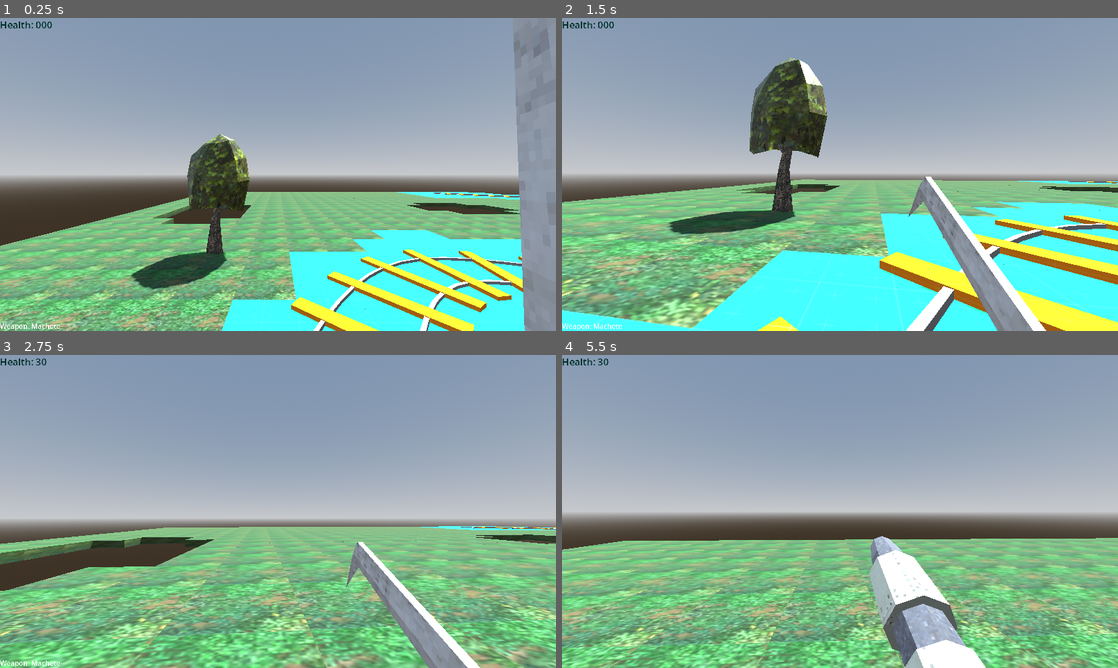
Above: before the commit, frames 1-4 (two rows, left to right).
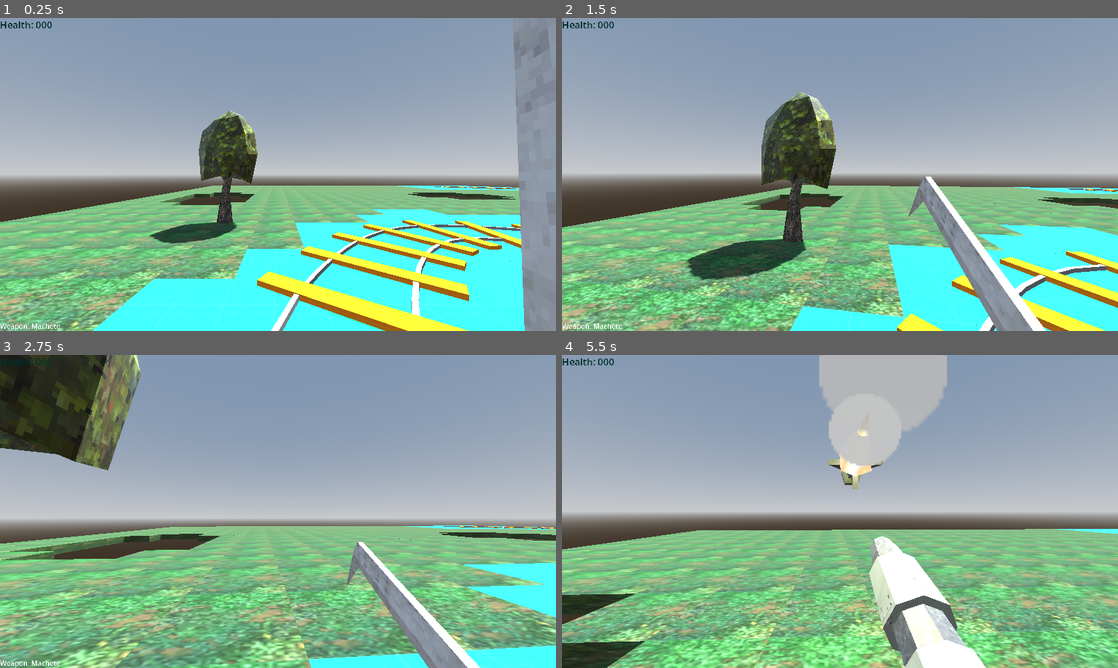
Above: after the commit, the same moments.

Repository: steelx/3d-train-fps
Game: Godot game, scene res://scenes/Level_1.tscn
Same seed, same stepped clock (60 frames per second), same inputs: the game is played once before the commit and once after it.
Inputs (mouse positions are in pixels of both pictures, inside the frame that each line leads up to):
- Up to frame 1 (0.25 s): no input
- Up to frame 2 (1.5 s): tap Enter at 0.5 s; move the mouse to (867, 174) at 0.52 s; hold W (move_forward) from 0.53 s (still down); click (867, 174) at 0.6 s; tap Space (jump) at 0.77 s; move the mouse to (812, 174) at 1.27 s; click (812, 174) at 1.35 s
- Up to frame 3 (2.75 s): keep holding W (move_forward); tap Space (jump) at 1.52 s; move the mouse to (289, 505) at 2.02 s; tap 0 at 2.1 s; click (289, 505) at 2.3 s
- Up to frame 4 (5.5 s): keep holding W (move_forward); move the mouse to (834, 517) at 2.77 s; tap 1 at 2.85 s; tap Space (jump) at 3.02, 3.77, 4.52 s; click (834, 517) at 3.05 s; move the mouse to (878, 514) at 3.52 s; tap 2 at 3.6 s; click (878, 514) at 3.8 s; right-click (878, 514) at 4.15 s; move the mouse to (795, 508) at 4.27 s; tap 3 at 4.35 s; click (795, 508) at 4.55 s; move the mouse to (845, 511) at 5.02 s; tap 4 at 5.1 s; click (845, 511) at 5.3 s

The runs differ from the first frame. In frame 1, 30% of the frame differs, in the area x 0-95%, y 29-100%; in frame 2, 35%, in the area x 0-100%, y 12-100%; in frame 3, 35%; in frame 4, 29%.

Commit message:
feat: Rocket with Projectile

Diff:
--- a/project.godot
+++ b/project.godot
@@ -19,6 +19,7 @@
 
 window/size/viewport_width=1280
 window/size/viewport_height=720
+window/size/initial_position_type=2
 
 [input]
 
@@ -60,6 +61,7 @@
 
 [layer_names]
 
+3d_physics/layer_1="environment"
 3d_physics/layer_2="characters"
 3d_physics/layer_3="hitboxes"
 
--- a/scenes/Level_1.tscn
+++ b/scenes/Level_1.tscn
@@ -8,7 +8,6 @@
 [ext_resource type="MeshLibrary" uid="uid://cfua4mrwermjk" path="res://mesh/PrototypeTiles_1.tres" id="7_41n26"]
 [ext_resource type="PackedScene" uid="uid://0fbmfl64jbyp" path="res://scenes/objects/Tree.tscn" id="7_agh6p"]
 [ext_resource type="PackedScene" uid="uid://4sp1gdr38cuw" path="res://scenes/objects/Trap.tscn" id="8_vxx1d"]
-[ext_resource type="PackedScene" uid="uid://bi0maqw4hdffa" path="res://scenes/effects/Explosion.tscn" id="9_x8od7"]
 
 [sub_resource type="ProceduralSkyMaterial" id="ProceduralSkyMaterial_bw55b"]
 sky_horizon_color = Color(0.64625, 0.65575, 0.67075, 1)
@@ -51,7 +50,7 @@
 environment = SubResource("Environment_612hj")
 
 [node name="Player" parent="." instance=ExtResource("2_glj7y")]
-transform = Transform3D(1, 0, 0, 0, 1, 0, 0, 0, 1, -0.568227, 3.15649, -20.7462)
+transform = Transform3D(1, 0, 0, 0, 1, 0, 0, 0, 1, -0.922659, 1.78102, -20.144)
 
 [node name="NavigationRegion3D" type="NavigationRegion3D" parent="."]
 navigation_mesh = SubResource("NavigationMesh_f2bfl")
@@ -115,13 +114,4 @@
 [node name="Trap" parent="." instance=ExtResource("8_vxx1d")]
 transform = Transform3D(1, 0, 0, 0, 1, 0, 0, 0, 1, 0, 1, 0)
 
-[node name="Explosion" parent="." instance=ExtResource("9_x8od7")]
-transform = Transform3D(1, 0, 0, 0, 1, 0, 0, 0, 1, 0.0392876, 0.681928, -24.8714)
-
-[node name="Timer2" type="Timer" parent="Explosion"]
-wait_time = 2.0
-one_shot = true
-autostart = true
-
 [connection signal="curve_changed" from="NavigationRegion3D/Environment/Tracks" to="NavigationRegion3D/Environment/Tracks" method="_on_curve_changed"]
-[connection signal="timeout" from="Explosion/Timer2" to="Explosion" method="explode"]
--- /dev/null
+++ b/scenes/components/RocketSpawner.gd
@@ -0,0 +1,21 @@
+extends Node3D
+
+var rocket := preload("res://scenes/components/weapons/Rocket.tscn")
+
+var bodies_to_exclude := []
+var damage := 1
+
+
+func set_damage(dmg: int) -> void:
+	damage = dmg
+
+
+func set_bodies_to_exclude(bodies: Array) -> void:
+	bodies_to_exclude = bodies
+
+
+func fire() -> void:
+	var rocket_instance := rocket.instantiate()
+	rocket_instance.set_bodies_to_exclude(bodies_to_exclude)
+	get_tree().get_root().add_child(rocket_instance)
+	rocket_instance.global_transform = global_transform
--- /dev/null
+++ b/scenes/components/RocketSpawner.tscn
@@ -0,0 +1,6 @@
+[gd_scene load_steps=2 format=3 uid="uid://cbp22ospyq0lq"]
+
+[ext_resource type="Script" path="res://scenes/components/RocketSpawner.gd" id="1_umkdn"]
+
+[node name="RocketSpawner" type="Node3D"]
+script = ExtResource("1_umkdn")
--- a/scenes/components/WeaponManager.tscn
+++ b/scenes/components/WeaponManager.tscn
@@ -9,6 +9,7 @@
 [ext_resource type="PackedScene" uid="uid://cp0r2j35f78js" path="res://scenes/effects/HitScanBulletEmitter.tscn" id="5_dl15m"]
 [ext_resource type="PackedScene" uid="uid://bg2tkmjk016dq" path="res://resources/weapons/rocketlauncher.glb" id="5_dukq6"]
 [ext_resource type="PackedScene" uid="uid://c82gloipj7xqo" path="res://scenes/effects/MuzzleFlash.tscn" id="6_vjvj2"]
+[ext_resource type="PackedScene" uid="uid://cbp22ospyq0lq" path="res://scenes/components/RocketSpawner.tscn" id="10_7i5bi"]
 
 [sub_resource type="Animation" id="Animation_lpjc4"]
 length = 0.001
@@ -453,7 +454,7 @@
 visible = false
 script = ExtResource("3_wcgjg")
 damage = 40
-ammo = 5
+ammo = 10
 attack_rate = 1.5
 
 [node name="Model" parent="Weapons/RocketLauncher" instance=ExtResource("5_dukq6")]
@@ -467,10 +468,10 @@
 [node name="BulletEmitters" type="Marker3D" parent="Weapons/RocketLauncher"]
 transform = Transform3D(1, 0, 0, 0, 1, 0, 0, 0, 1, 0, 0.294044, -2.10365)
 
-[node name="HitScanBullterEmitter" parent="Weapons/RocketLauncher/BulletEmitters" instance=ExtResource("5_dl15m")]
+[node name="RocketSpawner" parent="Weapons/RocketLauncher/BulletEmitters" instance=ExtResource("10_7i5bi")]
 
 [node name="MuzzleFlash" parent="Weapons/RocketLauncher" instance=ExtResource("6_vjvj2")]
-transform = Transform3D(1, 0, 0, 0, 1, 0, 0, 0, 1, 0, 0.289682, -2.098)
+transform = Transform3D(1, 0, 0, 0, 1, 0, 0, 0, 1, 0, -0.0355501, -2.098)
 muzzle_variant = 3
 
 [node name="CanvasLayer" type="CanvasLayer" parent="Weapons"]
--- /dev/null
+++ b/scenes/components/weapons/Rocket.gd
@@ -0,0 +1,37 @@
+extends RigidBody3D
+
+var explosion := preload("res://scenes/effects/Explosion.tscn")
+
+const speed = 15
+const impact_damage = 20
+var exploded := false
+
+
+func _ready() -> void:
+	hide()
+
+
+func _physics_process(delta: float) -> void:
+	var direction := -global_transform.basis.z
+	var motion_vector := direction * speed * delta
+	var collision := move_and_collide(motion_vector)
+	if collision:
+		if collision.has_method("hurt"):
+			collision.hurt(impact_damage, direction)
+		explode()
+
+
+func explode() -> void:
+	if exploded:
+		return
+	exploded = true
+	var explosion_instance = explosion.instantiate()
+	explosion_instance.global_transform = global_transform
+	get_tree().get_root().add_child(explosion_instance)
+	explosion_instance.explode()
+	queue_free()
+
+
+func set_bodies_to_exclude(bodies: Array) -> void:
+	for body in bodies:
+		add_collision_exception_with(body)
--- /dev/null
+++ b/scenes/components/weapons/Rocket.tscn
@@ -0,0 +1,76 @@
+[gd_scene load_steps=11 format=3 uid="uid://c6ish8bm20e1n"]
+
+[ext_resource type="PackedScene" uid="uid://bvqub2gvffih3" path="res://resources/weapons/rocket.glb" id="1_61cob"]
+[ext_resource type="Script" path="res://scenes/components/weapons/Rocket.gd" id="1_pkbb4"]
+[ext_resource type="PackedScene" uid="uid://sd0usn70m285" path="res://resources/weapons/muzzleflash3.glb" id="2_0xj4f"]
+[ext_resource type="Texture2D" uid="uid://caywkikfqp875" path="res://resources/effects/circle32.png" id="3_wybta"]
+
+[sub_resource type="CapsuleShape3D" id="CapsuleShape3D_hnq47"]
+radius = 0.3
+height = 0.804834
+
+[sub_resource type="StandardMaterial3D" id="StandardMaterial3D_lvolk"]
+transparency = 1
+shading_mode = 0
+vertex_color_use_as_albedo = true
+albedo_texture = ExtResource("3_wybta")
+billboard_mode = 3
+billboard_keep_scale = true
+particles_anim_h_frames = 1
+particles_anim_v_frames = 1
+particles_anim_loop = false
+
+[sub_resource type="Gradient" id="Gradient_wt7b1"]
+offsets = PackedFloat32Array(0, 0.868493)
+colors = PackedColorArray(0.664922, 0.664922, 0.664922, 1, 0, 0, 0, 0)
+
+[sub_resource type="GradientTexture1D" id="GradientTexture1D_dqvec"]
+gradient = SubResource("Gradient_wt7b1")
+
+[sub_resource type="ParticleProcessMaterial" id="ParticleProcessMaterial_1ilk2"]
+gravity = Vector3(0, 0, 0)
+scale_min = 0.4
+scale_max = 0.5
+color_ramp = SubResource("GradientTexture1D_dqvec")
+
+[sub_resource type="QuadMesh" id="QuadMesh_jqhfk"]
+
+[node name="Rocket" type="RigidBody3D"]
+collision_layer = 0
+collision_mask = 3
+gravity_scale = 0.1
+contact_monitor = true
+script = ExtResource("1_pkbb4")
+
+[node name="CollisionShape3D" type="CollisionShape3D" parent="."]
+transform = Transform3D(1, 0, 0, 0, -4.37114e-08, 1, 0, -1, -4.37114e-08, 0, 0, -0.709711)
+shape = SubResource("CapsuleShape3D_hnq47")
+
+[node name="Model" parent="." instance=ExtResource("1_61cob")]
+transform = Transform3D(1, 0, 0, 0, -4.37114e-08, 1, 0, -1, -4.37114e-08, 0, 0, 0)
+
+[node name="muzzleflash3" parent="Model" instance=ExtResource("2_0xj4f")]
+transform = Transform3D(1, 0, 0, 0, -4.37114e-08, -1, 0, 1, -4.37114e-08, 0, 0, 0)
+
+[node name="SmokeTrail" type="GPUParticles3D" parent="."]
+material_override = SubResource("StandardMaterial3D_lvolk")
+amount = 16
+process_material = SubResource("ParticleProcessMaterial_1ilk2")
+draw_pass_1 = SubResource("QuadMesh_jqhfk")
+
+[node name="ExplodeTimer" type="Timer" parent="."]
+wait_time = 5.0
+one_shot = true
+autostart = true
+
+[node name="ShowTimer" type="Timer" parent="."]
+wait_time = 0.08
+one_shot = true
+autostart = true
+
+[node name="OmniLight3D" type="OmniLight3D" parent="."]
+transform = Transform3D(1, 0, 0, 0, 1, 0, 0, 0, 1, 0, 0, 0.147541)
+light_color = Color(1, 1, 0.647059, 1)
+
+[connection signal="timeout" from="ExplodeTimer" to="." method="explode"]
+[connection signal="timeout" from="ShowTimer" to="." method="show"]
--- a/scenes/effects/Explosion.tscn
+++ b/scenes/effects/Explosion.tscn
@@ -47,7 +47,7 @@
 
 [node name="Explosion" type="Area3D"]
 collision_layer = 0
-collision_mask = 2
+collision_mask = 3
 script = ExtResource("1_iw65g")
 
 [node name="CollisionShape3D" type="CollisionShape3D" parent="."]
@@ -58,7 +58,6 @@
 emitting = false
 amount = 64
 one_shot = true
-speed_scale = 0.8
 explosiveness = 0.9
 visibility_aabb = AABB(-50, -50, -50, 100, 100, 100)
 local_coords = true
--- a/scenes/player/Player.gd
+++ b/scenes/player/Player.gd
@@ -9,7 +9,7 @@
 const MOVE_LEFT = "move_left"
 const MOVE_RIGHT = "move_right"
 const CANCEL = "ui_cancel"
-const SPEED = 1200.0
+const SPEED = 10.0
 const JUMP_FORCE = 8.0
 
 const hotkeys := {
@@ -96,7 +96,7 @@
 
 func handle_movement(input: Vector3, delta: float) -> void:
 	var move_direction: Vector3 = twist_pivot.basis * input
-	apply_central_force(move_direction * SPEED * delta)
+	apply_central_force(move_direction * SPEED * delta * 100)
 
 
 func handle_character_rotation(input: Vector3, delta: float) -> void:
--- a/scenes/player/Player.tscn
+++ b/scenes/player/Player.tscn
@@ -79,11 +79,11 @@
 transform = Transform3D(-1, 0, -8.74228e-08, 0, 1, 0, 8.74228e-08, 0, -1, 0, 0, 0)
 
 [node name="Skeleton3D" parent="Character/KayKit Animated Character2" index="0"]
-bones/0/rotation = Quaternion(-0.0138776, 0, 0, 0.999904)
-bones/1/rotation = Quaternion(0.0645695, -2.59035e-26, -9.8921e-18, 0.997913)
-bones/2/rotation = Quaternion(-0.680549, -0.194519, 0.678989, -0.19491)
+bones/0/rotation = Quaternion(-0.00134338, 0, 0, 0.999999)
+bones/1/rotation = Quaternion(0.0464455, -1.62408e-26, -9.89185e-18, 0.998921)
+bones/2/rotation = Quaternion(-0.685392, -0.174162, 0.685244, -0.174199)
 bones/3/rotation = Quaternion(0.606617, -0.606617, 0.36334, 0.36334)
-bones/4/rotation = Quaternion(-0.698483, 0.3007, 0.645971, 0.0665004)
+bones/4/rotation = Quaternion(-0.704493, 0.287324, 0.646664, 0.0544038)
 bones/5/rotation = Quaternion(0.300506, -0.376591, 0.679877, 0.55285)
 
 [node name="AnimationTree" type="AnimationTree" parent="."]
Not shown: 4 places in mesh/PrototypeTiles_1.tres that only renumber resources
Binary file added: resources/weapons/rocket.glb
Not shown, added: resources/weapons/rocket.glb.import
Binary file added: resources/weapons/rocket_blackmetal.png
Not shown, added: resources/weapons/rocket_blackmetal.png.import
Binary file added: resources/weapons/rocket_greenmetal.png
Not shown, added: resources/weapons/rocket_greenmetal.png.import
Not shown: 1 places in scenes/Level_1.tscn that only renumber resources
Not shown: 1 places in scenes/components/WeaponManager.tscn that only renumber resources
